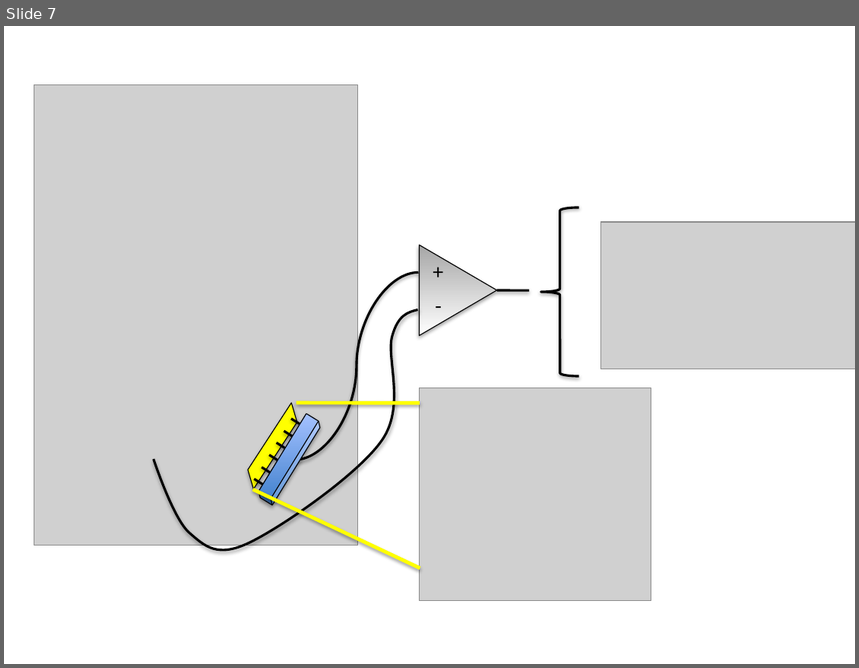
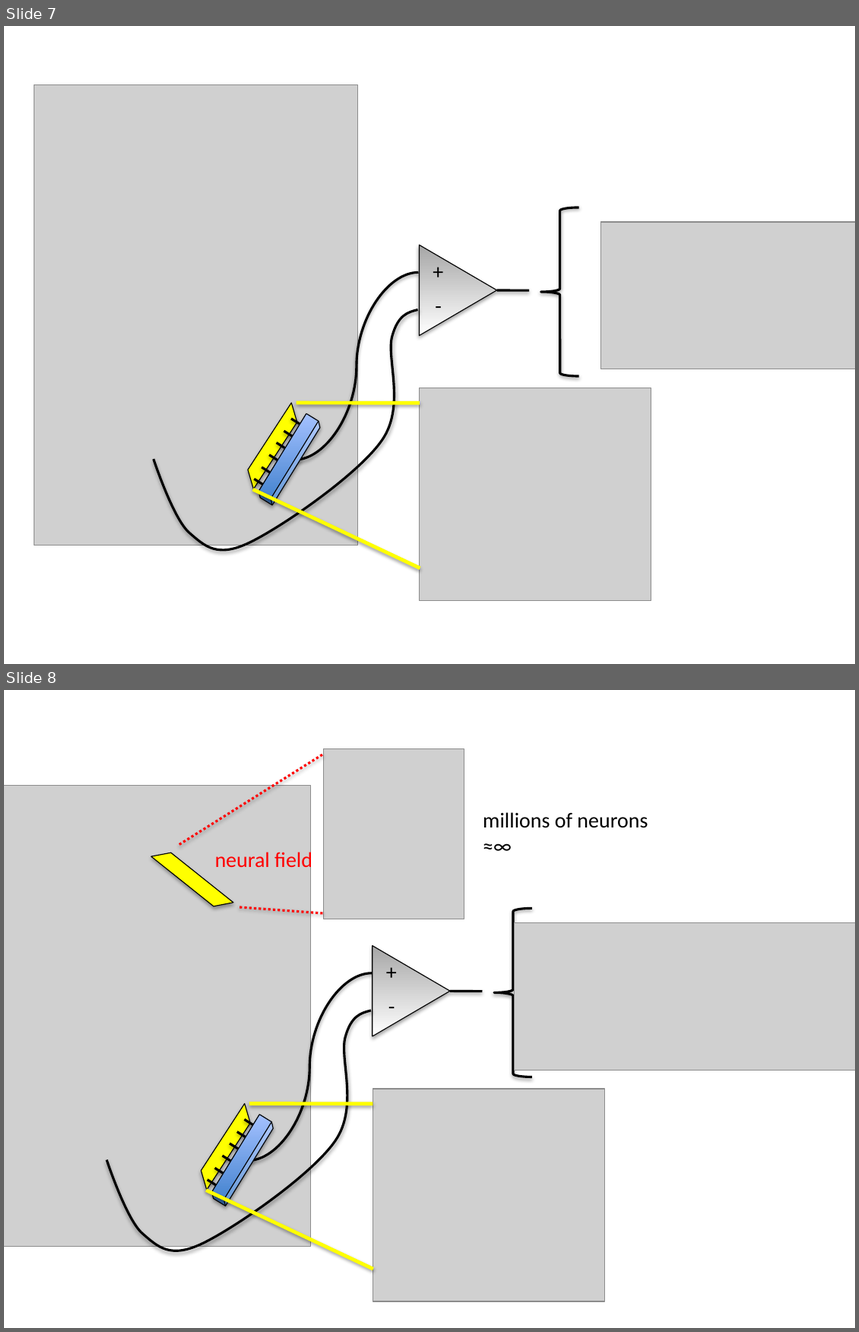
Before and after one commit to mikedewar/BrainIDE, a slide deck: ltx/BrainIDETalk/Figures/BrainElectrode.pptx. Shown one above the other, each under a label of ours: slide 7 before the commit, slides 7 and 8 after it. The pictures are 859x668 and 859x1332 pixels, drawn with LibreOffice and Linux fonts; fonts in the diff are those of the drawing; grey boxes stand for pictures. Boxes give left, top, right and bottom in pixels: in the first picture for what was removed or moved away, otherwise in the second. Text is boxed around its words. In the diff, an @@ line names an element or a change of style, - is before the commit and + after.

```diff
--- a/ltx/BrainIDETalk/Figures/BrainElectrode.pptx
+++ b/ltx/BrainIDETalk/Figures/BrainElectrode.pptx
@@ slide 8 added at (4,690,855,1328), background #FFFFFF @@
@@ group added at (4,749,855,1302): 11 lines, 4 pictures, 4 texts, 2 parallelograms, 1 curved line, 1 triangle, 1 left brace, 1 freeform shape, 1 cube @@
++
+-
+neural field
+millions of neurons
+≈∞
```
Also in this commit, not shown: 1 other file.
